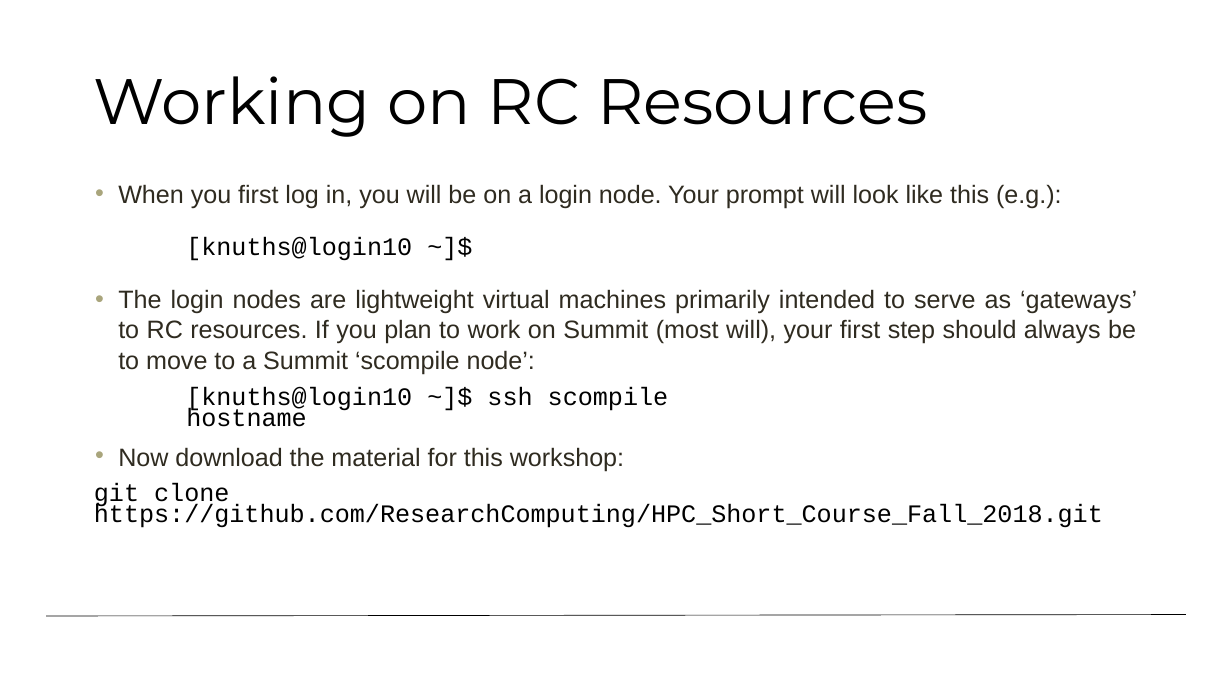
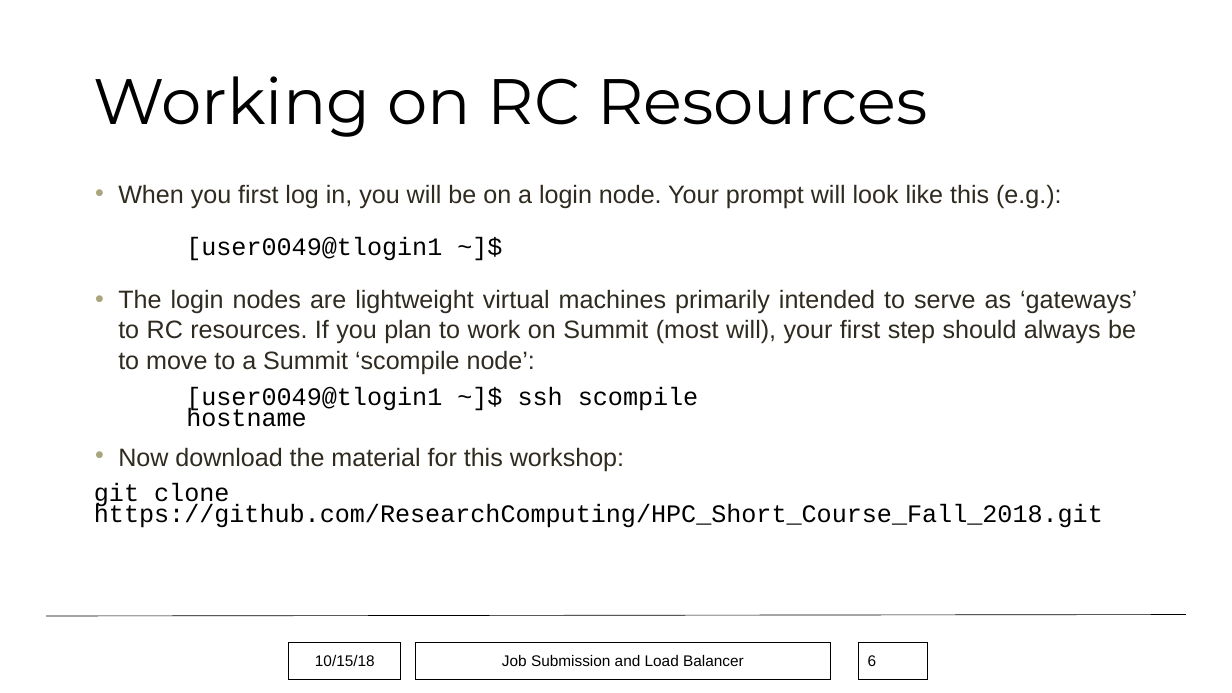
Before and after one commit to monaghaa/HPC_Short_Course_Fall_2018, a slide deck: slide 6 of Job_Submission/hpc_job_submission_Fall2018.pptx. Drawn at 1232x693 pixels with LibreOffice and Linux fonts; fonts in the diff are those of the drawing; background and template pictures are left out. Boxes give left, top, right and bottom in pixels: in the first picture for what was removed or moved away, otherwise in the second. Text is boxed around its words. In the diff, an @@ line names an element or a change of style, - is before the commit and + after.

```diff
--- a/Job_Submission/hpc_job_submission_Fall2018.pptx
+++ b/Job_Submission/hpc_job_submission_Fall2018.pptx
@@ text at [186, 237, 442, 261]: text changed @@
-[knuths@login10 ~]$
+[user0049@tlogin1 ~]$
@@ text at [186, 386, 698, 412]: text changed @@
-[knuths@login10 ~]$ ssh scompile
+[user0049@tlogin1 ~]$ ssh scompile
@@ rectangle added at [289, 642, 401, 679], outline #000000 0.75 pt, 12 pt, text #000000 @@
+10/15/18
@@ rectangle added at [415, 642, 831, 679], outline #000000 0.75 pt, 12 pt, text #000000 @@
+Job Submission and Load Balancer
@@ page number added at [859, 642, 928, 679], outline #000000 0.75 pt, 12 pt, text #000000 @@
+6
```
Also in this commit, not shown: 27 other slides changed, 1 slide removed, 3 other files.
